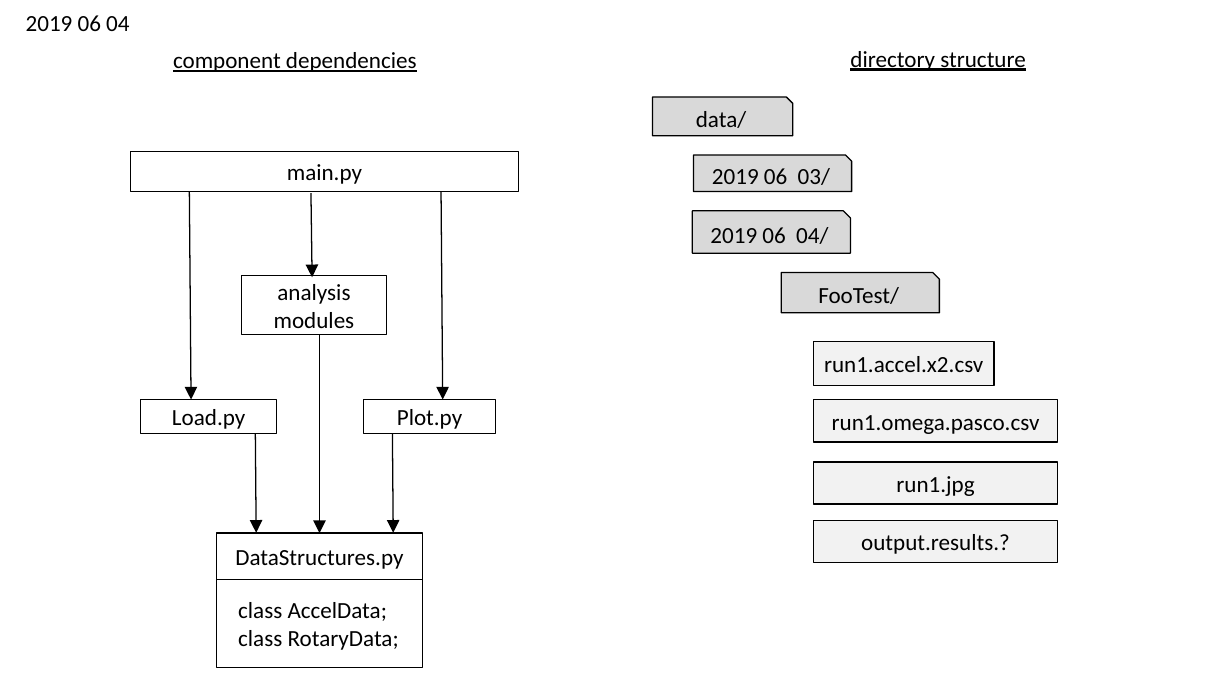
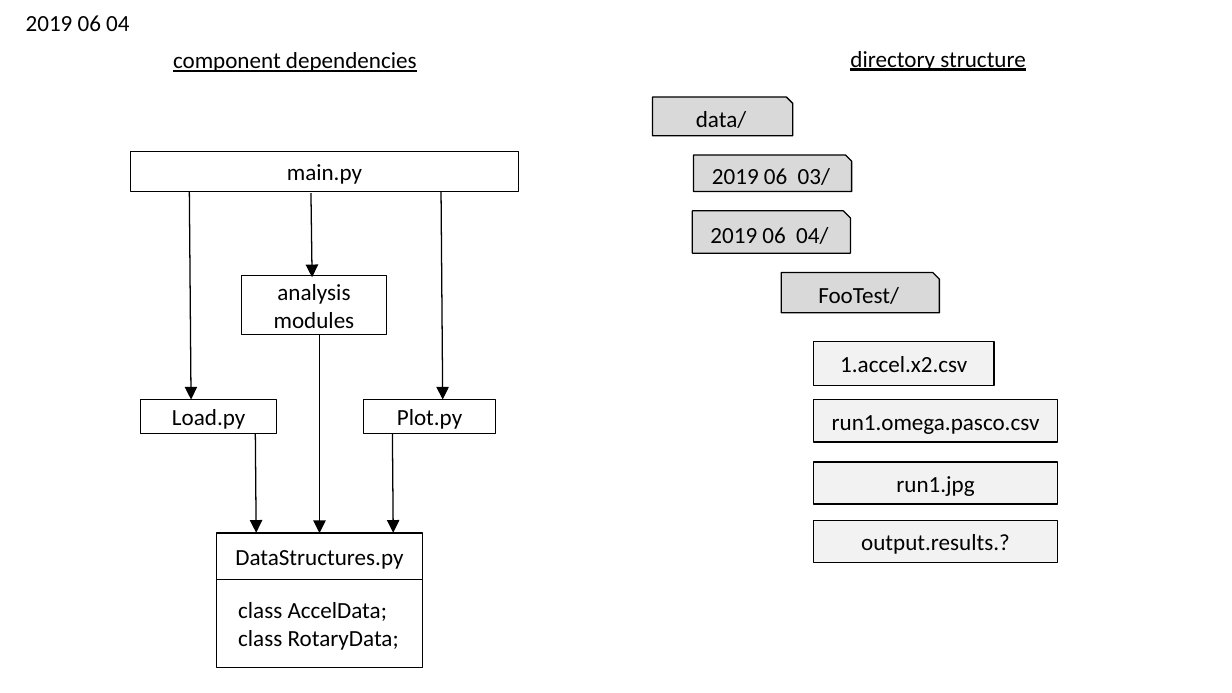
Before and after one commit to zasshuwu/duplicated_accelcamp, a slide deck: slide 1 of doc/architecture.pptx. Drawn at 1232x693 pixels with LibreOffice and Linux fonts; fonts in the diff are those of the drawing. Boxes give left, top, right and bottom in pixels: in the first picture for what was removed or moved away, otherwise in the second. Text is boxed around its words. In the diff, an @@ line names an element or a change of style, - is before the commit and + after.

```diff
--- a/doc/architecture.pptx
+++ b/doc/architecture.pptx
@@ text in rectangle at box(840, 356, 967, 372): text changed @@
-run1.accel.x2.csv
+1.accel.x2.csv
```
Also in this commit, not shown: 1 slide added, 1 other file.
